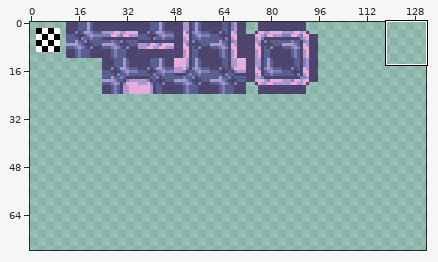
File history of a sprite sheet, TowerOfDreams/tilesets/tFloor4/output_tileset.png. The first picture is a wide view before the edit; the outline marks the close-up.
Close-up. As it was:
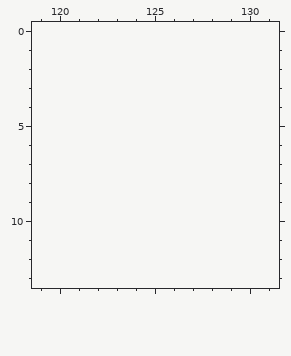
The file is 96x96 pixels. Shown: x 119..131, y 0..13. The old version is drawn lined up with the new one, on the new canvas. The wide view leaves out empty margins. The commit also changed other parts of the picture, which this record leaves out.
And afterwards:
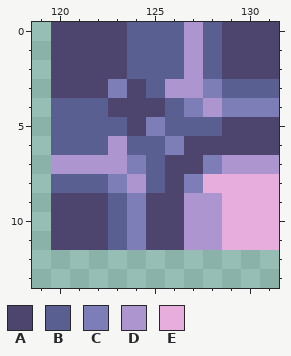
Palette (. is transparent): A #4d456d  B #5a5f92  C #7d7db7  D #ad96cf  E #e6addd
Changes in this commit:
canvas 96x96 -> 132x144
The author put colour A in rows 0 to 2 at x 120 to 123 and 129 to 131; in row 3 at x 120 to 122 and 124; in row 4 at x 123 to 125; in row 5 at x 124 and 129 to 131; in row 6 at x 127 to 131; in row 7 at x 126 to 127.
The author put colour A in row 8 at x 126; in rows 9 to 11 at x 120 to 122 and 125 to 126.
The author put colour B in rows 0 to 2 at x 124 to 126 and 128; in row 3 at x 125 and 129 to 131; in row 4 at x 120 to 122 and 126; in row 5 at x 120 to 123 and 126 to 128; in row 6 at x 120 to 122 and 124 to 125; in row 7 at x 125.
The author put colour B in row 8 at x 120 to 122 and 125; in rows 9 to 11 at x 123.
The author put colour C in row 3 at x 123 and 128; in row 4 at x 127 and 129 to 131; in row 5 at x 125; in row 6 at x 126; in row 7 at x 124 and 128; in row 8 at x 123 and 127.
The author put colour C in rows 9 to 11 at x 124.
The author put colour D in rows 0 to 2 at x 127; in row 3 at x 126 to 127; in row 4 at x 128; in row 6 at x 123; in row 7 at x 120 to 123 and 129 to 131; in row 8 at x 124.
The author put colour D in rows 9 to 11 at x 127 to 128.
The author put colour E in row 8 at x 128 to 131; in rows 9 to 11 at x 129 to 131.
Changed places in both close-ups, as pixel boxes (x1, y1, x2, y2):
added: (51, 22, 279, 250)
